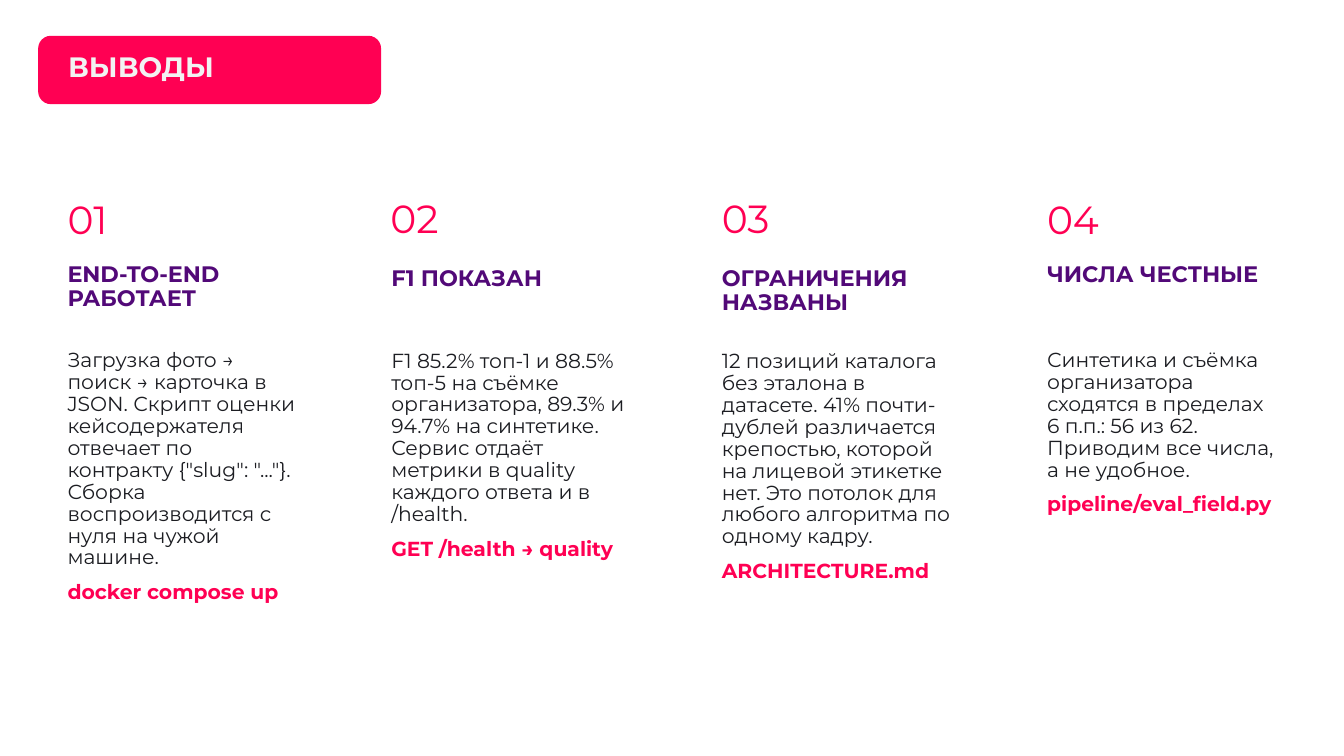
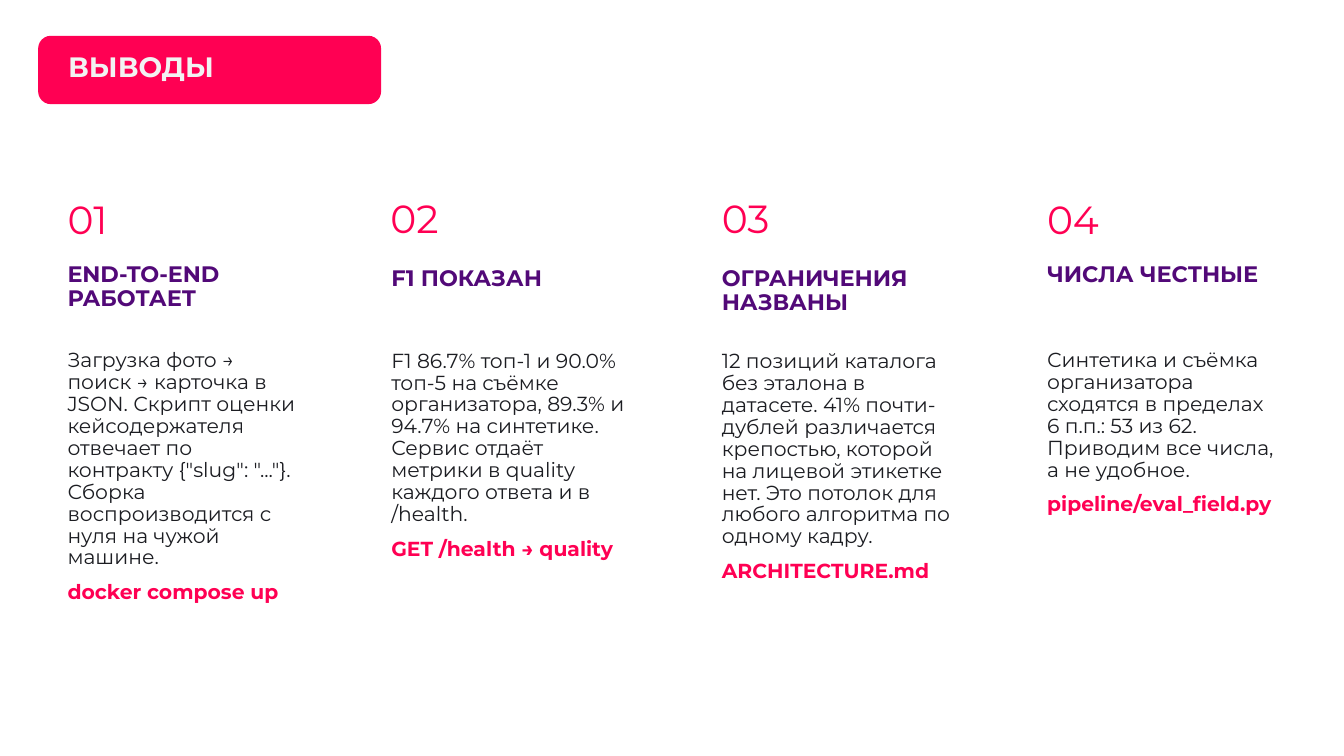
Before and after one commit to AlexGvr/rus_vines, a slide deck: slide 17 of ЛЦТ2026 Сканер российских вин.pptx. Drawn at 1344x756 pixels with LibreOffice and Linux fonts; fonts in the diff are those of the drawing; background and template pictures are left out. Boxes give left, top, right and bottom in pixels: in the first picture for what was removed or moved away, otherwise in the second. Text is boxed around its words. In the diff, an @@ line names an element or a change of style, - is before the commit and + after.

```diff
--- a/ЛЦТ2026 Сканер российских вин.pptx
+++ b/ЛЦТ2026 Сканер российских вин.pptx
@@ text at box(391, 353, 624, 523): text changed @@
-F1 85.2% топ-1 и 88.5% топ-5 на съёмке организатора, 89.3% и 94.7% на синтетике. Сервис отдаёт метрики в quality каждого ответа и в /health.
+F1 86.7% топ-1 и 90.0% топ-5 на съёмке организатора, 89.3% и 94.7% на синтетике. Сервис отдаёт метрики в quality каждого ответа и в /health.
@@ text at box(1047, 352, 1273, 481): text changed @@
-Синтетика и съёмка организатора сходятся в пределах 6 п.п.: 56 из 62. Приводим все числа, а не удобное.
+Синтетика и съёмка организатора сходятся в пределах 6 п.п.: 53 из 62. Приводим все числа, а не удобное.
```
Also in this commit, not shown: 6 other slides changed, 8 other files.
